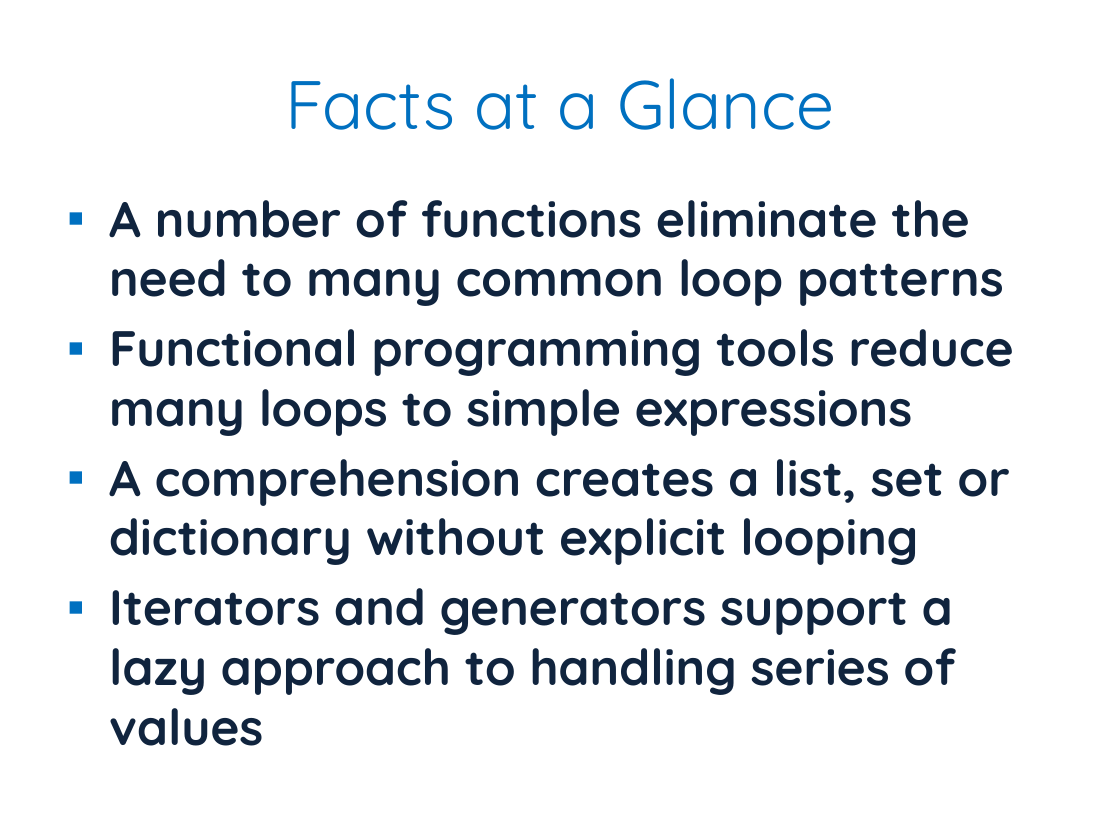
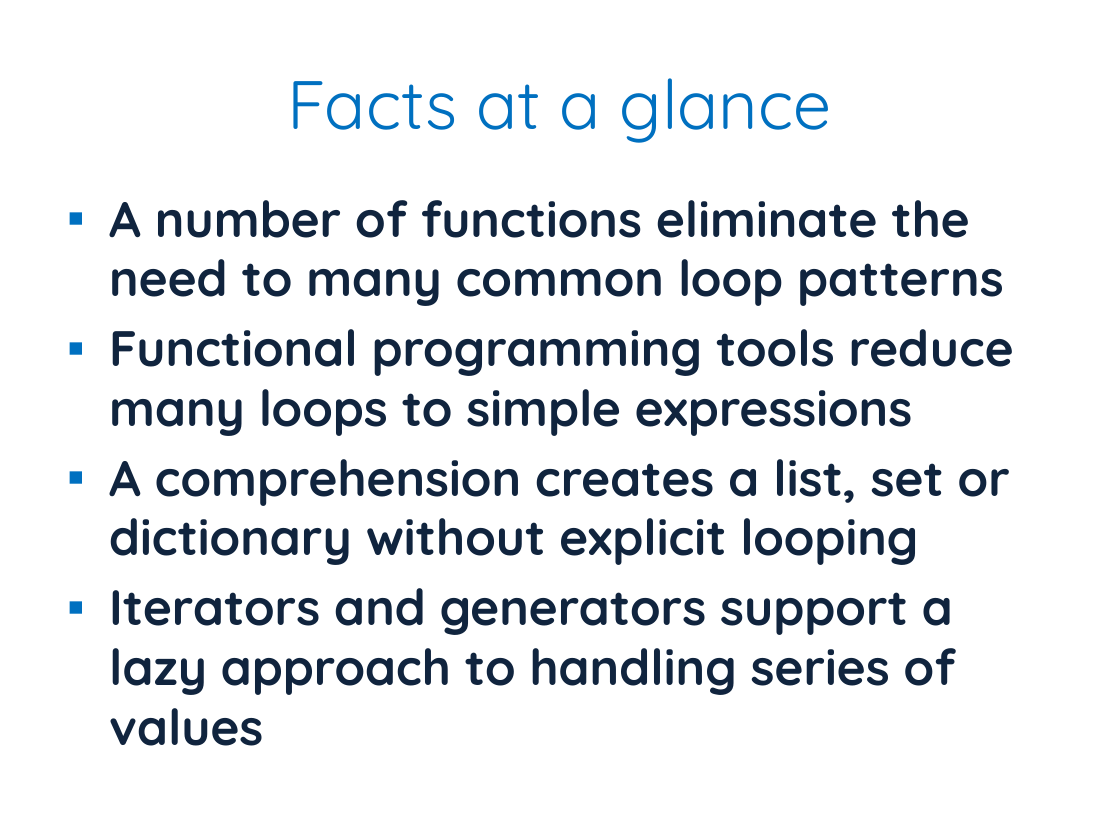
Before and after one commit to JonJagger/two-day-courses, a slide deck: slide 134 of pf/Python Foundation.pptx. Drawn at 1120x840 pixels with LibreOffice and Linux fonts; fonts in the diff are those of the drawing. Boxes give left, top, right and bottom in pixels: in the first picture for what was removed or moved away, otherwise in the second. Text is boxed around its words. In the diff, an @@ line names an element or a change of style, - is before the commit and + after.

```diff
--- a/pf/Python Foundation.pptx
+++ b/pf/Python Foundation.pptx
@@ title at [288,78,832,143]: text changed @@
-Facts at a Glance
+Facts at a glance
```
Also in this commit, not shown: 7 other slides changed, 1 other file.
